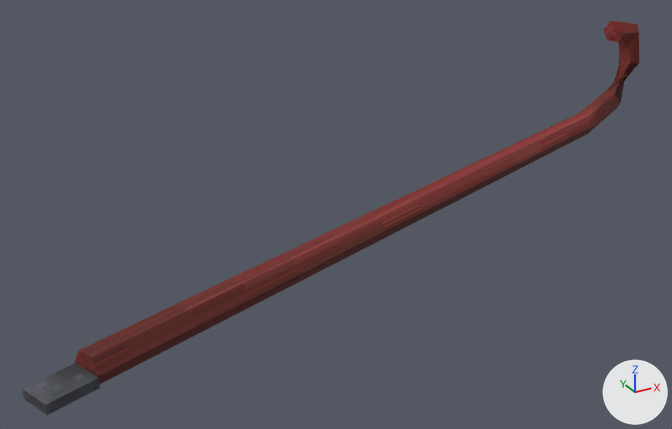
The glTF model addons/psx_horror_props/models/crowbar_model.glb as it was, and as the next commit left it.
Rendered twice from a 50 mm lens placed at (-0.363, -0.509, 0.267), pointed at (-0.078, 0.011, 0.007). Every picture has the same lights, and +X, +Y and +Z are marked at lower right. The older version comes first.

The first picture shows 'crowbar'.
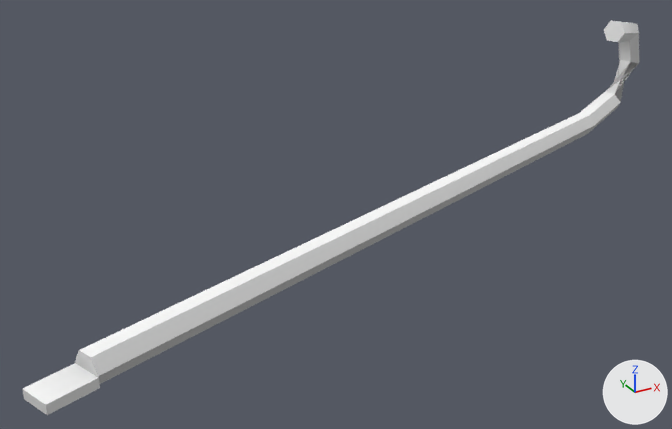
The change, as a diff of the scene's bpy script:
```diff
--- a/addons/psx_horror_props/models/crowbar_model.glb.py
+++ b/addons/psx_horror_props/models/crowbar_model.glb.py
@@ mat_props @@
 n0 = _N.new('ShaderNodeBsdfPrincipled'); n0.name = 'Principled BSDF'
 n1 = _N.new('ShaderNodeOutputMaterial'); n1.name = 'Material Output'
-n2 = _N.new('ShaderNodeMix'); n2.name = 'Mix'
-n2.data_type = 'RGBA'
-n2.blend_type = 'MULTIPLY'
-n2.inputs[0].default_value = 1.0  # 'Factor'
 n3 = _N.new('ShaderNodeVertexColor'); n3.name = 'Color Attribute'
-n4 = _N.new('ShaderNodeTexImage'); n4.name = 'Image Texture'
-n4.image = img_atlas
-n4.interpolation = 'Closest'
 _L.new(n0.outputs[0], n1.inputs[0])  # 'BSDF' to 'Surface'
-_L.new(n2.outputs[2], n0.inputs[0])  # 'Result' to 'Base Color'
-_L.new(n3.outputs[0], n2.inputs[7])  # 'Color' to 'B'
-_L.new(n4.outputs[0], n2.inputs[6])  # 'Color' to 'A'
+_L.new(n3.outputs[0], n0.inputs[0])  # 'Color' to 'Base Color'
```

Boxes [x1, y1, x2, y2] around the edits, measured in the pictures (672 x 429 px):
'crowbar', surface changed
    both: [22, 21, 639, 415]
